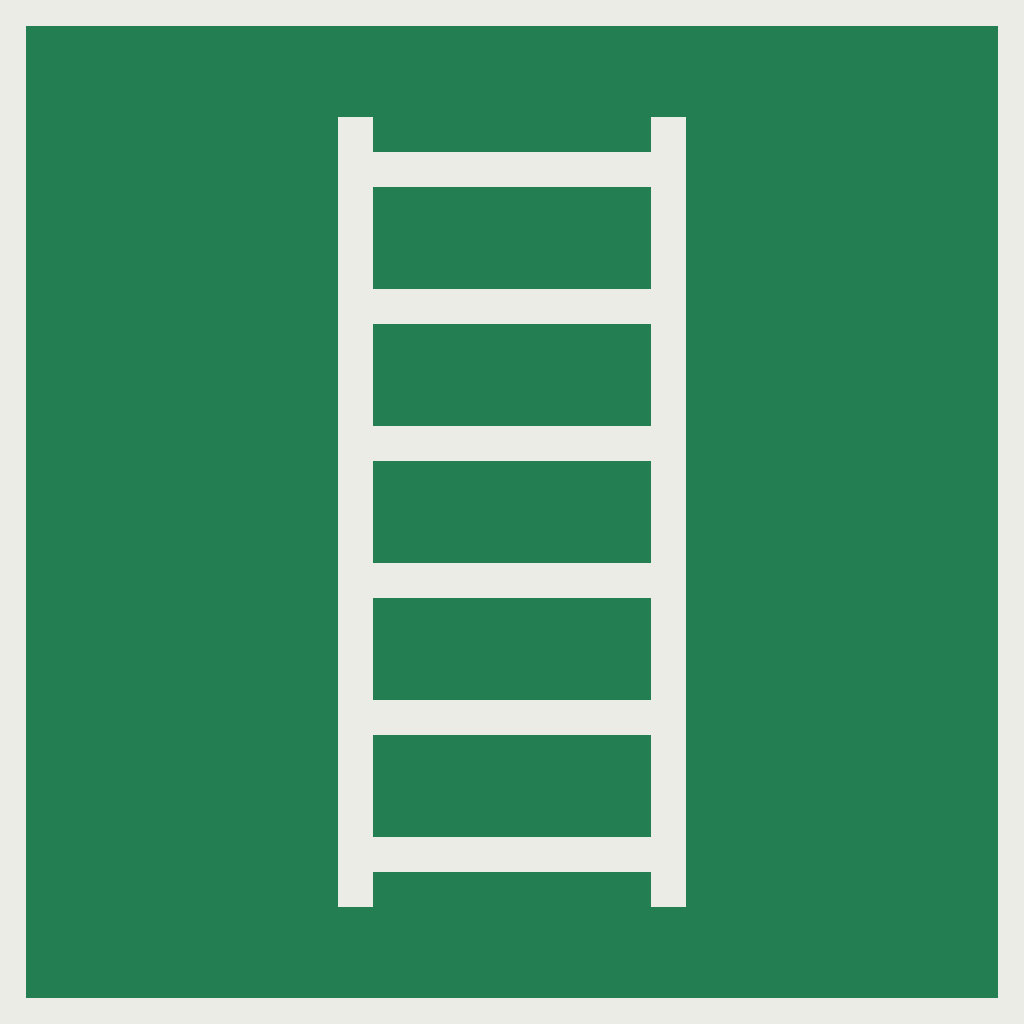
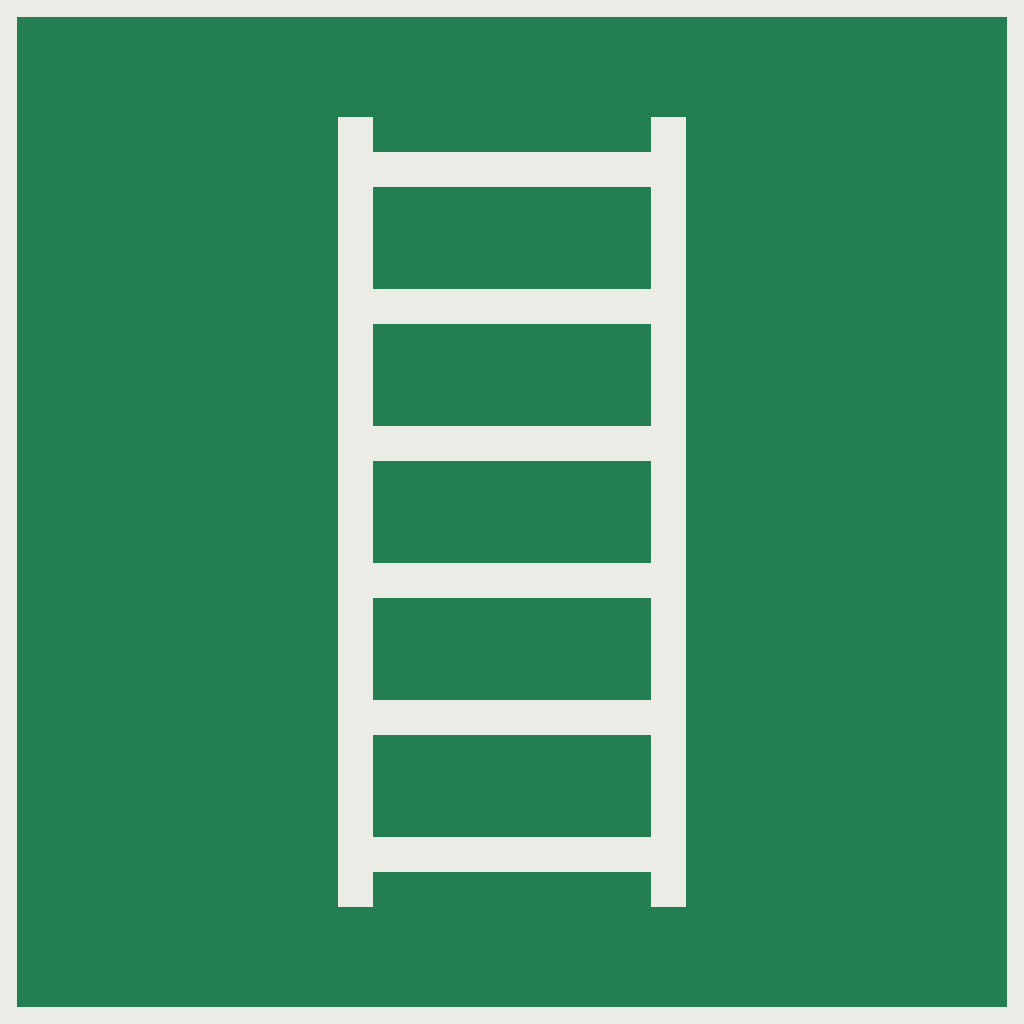
Layered file, before and after one edit (1024×1024). Changes by layer:
painted on "Frame" over [17, 17, 1007, 1007]
